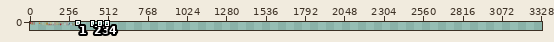
Edited in one commit: pixel-art file (art/last-light/hud.aseprite). Above: a wide view before the commit, with the close-up outlined.
Close-up. Before the edit:
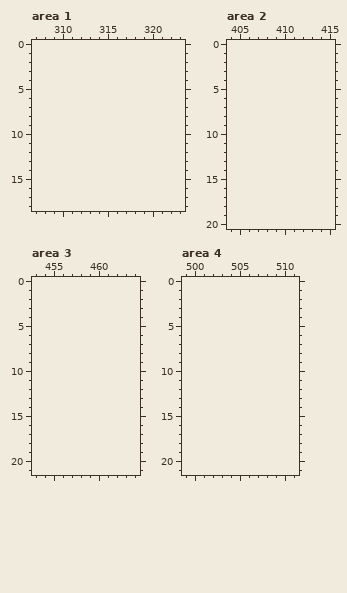
300x12 pixels, 1 frame. Shown: area 1: x 307..323, y 0..18; area 2: x 404..415, y 0..20; area 3: x 453..464, y 0..21; area 4: x 499..511, y 0..21. The old version is drawn lined up with the new one, on the new canvas. The wide view leaves out empty margins. The commit also changed other parts of the picture, which this record leaves out.
After:
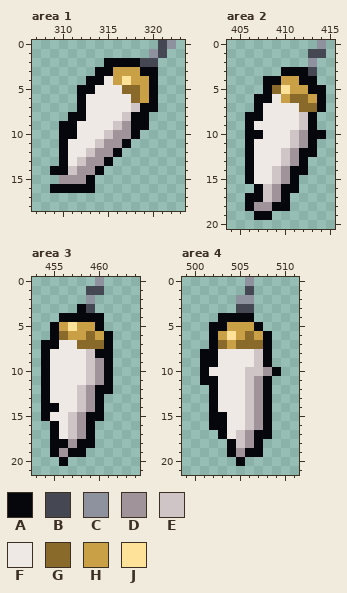
Palette (. is transparent): A #05070c  B #454852  C #8e929e  D #a0949a  E #cfc5c6  F #efe9e6  G #8a6a2a  H #c9a045  J #ffe29a
What changed:
canvas 300x12 -> 3336x25
--- area 1
@@ x 307..323 @@
- 0 .................
- 1 .................
- 2 .................
- 3 .................
- 4 .................
- 5 .................
- 6 .................
- 7 .................
- 8 .................
- 9 .................
-10 .................
-11 .................
-12 .................
-13 .................
-14 .................
-15 .................
-16 .................
+ 0 ..............BC.
+ 1 .............CB..
+ 2 ........AAAABB...
+ 3 .......AAHHHAA...
+ 4 ......AAFHJHHA...
+ 5 .....AAFFFGGHA...
+ 6 .....AFFFFFGHA...
+ 7 .....AFFFFFEAA...
+ 8 ....AAFFFFEAA....
+ 9 ...AAFFFFEDAA....
+10 ...AAFFFEDDA.....
+11 ...AFFFEDDA......
+12 ...AFFEDDA.......
+13 ...AFEDDA........
+14 ..AAEDDA.........
+15 ...DDDA..........
+16 ..AAAAA..........
 17 .................
--- area 2
@@ x 404..415 @@
- 0 ............
- 1 ............
- 2 ............
- 3 ............
- 4 ............
- 5 ............
- 6 ............
- 7 ............
- 8 ............
- 9 ............
-10 ............
-11 ............
-12 ............
-13 ............
-14 ............
-15 ............
-16 ............
-17 ............
-18 ............
-19 ............
+ 0 ..........C.
+ 1 .........BB.
+ 2 .........C..
+ 3 ......AAAB..
+ 4 ....AAHHAA..
+ 5 ....AGJHHAA.
+ 6 ...AAFHGGHA.
+ 7 ...AFFFFGGA.
+ 8 ..AAFFFFEA..
+ 9 ..AFFFFFEA..
+10 ..AAFFFEDAA.
+11 ..AFFFFEDA..
+12 ..AFFFEDAA..
+13 ..AFFFEDA...
+14 ..AFFEDAA...
+15 ..AFFEDA....
+16 ...AEDAA....
+17 ..AAEDA.....
+18 ..ADDAA.....
+19 ...AA.......
 20 ............
--- area 3
@@ x 453..464 @@
- 0 ............
- 1 ............
- 2 ............
- 3 ............
- 4 ............
- 5 ............
- 6 ............
- 7 ............
- 8 ............
- 9 ............
-10 ............
-11 ............
-12 ............
-13 ............
-14 ............
-15 ............
-16 ............
-17 ............
-18 ............
-19 ............
-20 ............
+ 0 .......C....
+ 1 ......BB....
+ 2 ......C.....
+ 3 .....AB.....
+ 4 ...AAAAA....
+ 5 ..AHJHHA....
+ 6 ..AGHHGHA...
+ 7 .AAFFGGGA...
+ 8 .AFFFFEAA...
+ 9 .AFFFFEDA...
+10 .AFFFFEDA...
+11 .AFFFFEDA...
+12 .AFFFEDAA...
+13 .AFFFEDA....
+14 .AAFFEDA....
+15 .AFFEDAA....
+16 ..AFEDA.....
+17 ..AFEDA.....
+18 ..AADAA.....
+19 ..ADAA......
+20 ...A........
 21 ............
--- area 4
@@ x 499..511 @@
- 0 .............
- 1 .............
- 2 .............
- 3 .............
- 4 .............
- 5 .............
- 6 .............
- 7 .............
- 8 .............
- 9 .............
-10 .............
-11 .............
-12 .............
-13 .............
-14 .............
-15 .............
-16 .............
-17 .............
-18 .............
-19 .............
-20 .............
+ 0 .......C.....
+ 1 .......B.....
+ 2 ......CC.....
+ 3 ......BB.....
+ 4 ....AAAA.....
+ 5 ...AAHHHA....
+ 6 ...AHJHGHA...
+ 7 ...AGHGGGA...
+ 8 ..AAFFFFEA...
+ 9 ..AAFFFFEA...
+10 ..AFFFFEEDA..
+11 ..AAFFFEDA...
+12 ...AFFFEDA...
+13 ...AFFFEDA...
+14 ...AFFFEDA...
+15 ...AAFFEDA...
+16 ...AAFFEDA...
+17 ....AFEDAA...
+18 .....AEDA....
+19 .....ADAA....
+20 ......A......
 21 .............
Boxes around the changes in both close-ups, in picture pixels (x1, y1, x2, y2):
added: (50, 40, 176, 193)
added: (245, 40, 326, 220)
added: (41, 277, 113, 466)
added: (200, 277, 281, 466)
